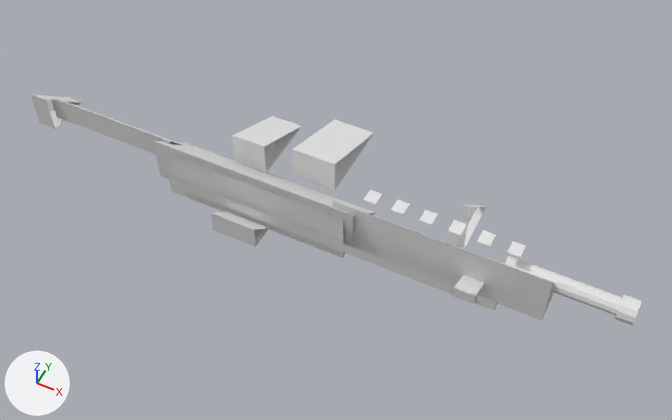
An edit to the OBJ model assets/weapons/models/cssbc_awp_ax.obj, drawn before and after from the same camera.
Before and after are seen from a 50 mm camera at (2.08, -3.46, 4.25) aimed at (0.32, 0.05, -0.14). Lighting does not change. The marker at lower left points along +X, +Y and +Z. The first picture is the older version. Where no turn or scale is listed for an object, it has been applied to the vertices.

The older version as bpy lines, for what is in view:
```python
ob_barrel = bpy.data.objects.new('Barrel', me_barrel)
ob_barrel.location = (0.0, 0.0, 0.0)
ob_bipod = bpy.data.objects.new('Bipod', me_bipod)
ob_bipod.location = (0.0, 0.0, 0.0)
ob_butt = bpy.data.objects.new('Butt', me_butt)
ob_butt.location = (0.0, 0.0, 0.0)
ob_muzzle = bpy.data.objects.new('Muzzle', me_muzzle)
ob_muzzle.location = (0.0, 0.0, 0.0)
ob_rail = bpy.data.objects.new('Rail', me_rail)
ob_rail.location = (0.0, 0.0, 0.0)
ob_sight = bpy.data.objects.new('Sight', me_sight)
ob_sight.location = (0.0, 0.0, 0.0)
ob_upper = bpy.data.objects.new('Upper', me_upper)
ob_upper.location = (0.0, 0.0, 0.0)
ob_ventr = bpy.data.objects.new('VentR', me_ventr)
ob_ventr.location = (0.0, 0.0, 0.0)
ob_ventr_003 = bpy.data.objects.new('VentR.003', me_ventr_003)
ob_ventr_003.location = (0.0, 0.0, 0.0)
# also in view: 'Stock' at (-1.27, 0.0, 0.0); 'LongHandguard' at (1.08, 0.0, 0.0); 'Grip' at (-0.33, 0.37, 0.0); 'Optic' at (-0.1, -0.39, 0.0); 'Receiver' at (-0.15, -0.01, 0.0)
```
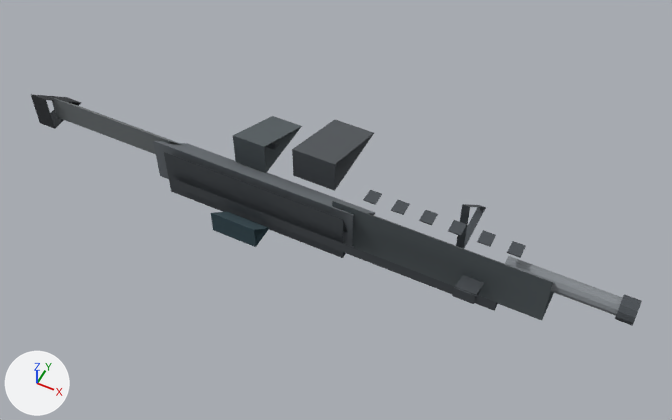
Commit message: Link weapon OBJ material palette

The change, as a diff of the scene's bpy script:
```diff
--- a/assets/weapons/models/cssbc_awp_ax.obj.py
+++ b/assets/weapons/models/cssbc_awp_ax.obj.py
@@ mat_metal @@
 mat_metal = principled_material('metal')
-mat_metal.base_color = (0.8, 0.8, 0.8)  # white #e7e7e7
+mat_metal.base_color = (0.24, 0.26, 0.28)  # grey #868b90
 mat_metal.roughness = 1.0
@@ mat_darkmetal @@
 mat_darkmetal = principled_material('darkmetal')
-mat_darkmetal.base_color = (0.8, 0.8, 0.8)  # white #e7e7e7
+mat_darkmetal.base_color = (0.07, 0.08, 0.09)  # dark grey #4b5055
 mat_darkmetal.roughness = 1.0
@@ mat_rubber @@
 mat_rubber = principled_material('rubber')
-mat_rubber.base_color = (0.8, 0.8, 0.8)  # white #e7e7e7
+mat_rubber.base_color = (0.035, 0.04, 0.045)  # dark grey #35383c
 mat_rubber.roughness = 1.0
@@ mat_polymer @@
 mat_polymer = principled_material('polymer')
-mat_polymer.base_color = (0.8, 0.8, 0.8)  # white #e7e7e7
+mat_polymer.base_color = (0.1, 0.12, 0.13)  # dark grey #596165
 mat_polymer.roughness = 1.0
@@ mat_magazine @@
 mat_magazine = principled_material('magazine')
-mat_magazine.base_color = (0.8, 0.8, 0.8)  # white #e7e7e7
+mat_magazine.base_color = (0.09, 0.1, 0.11)  # dark grey #55595d
 mat_magazine.roughness = 1.0
@@ mat_optic @@
 mat_optic = principled_material('optic')
-mat_optic.base_color = (0.8, 0.8, 0.8)  # white #e7e7e7
+mat_optic.base_color = (0.04, 0.08, 0.1)  # dark cyan #385059
 mat_optic.roughness = 1.0
@@ mat_receiver @@
 mat_receiver = principled_material('receiver')
-mat_receiver.base_color = (0.8, 0.8, 0.8)  # white #e7e7e7
+mat_receiver.base_color = (0.16, 0.18, 0.2)  # grey #6f767c
 mat_receiver.roughness = 1.0
@@ mat_stock @@
 mat_stock = principled_material('stock')
-mat_stock.base_color = (0.8, 0.8, 0.8)  # white #e7e7e7
+mat_stock.base_color = (0.18, 0.2, 0.21)  # grey #767c7e
 mat_stock.roughness = 1.0
```

Pixel boxes [x1, y1, x2, y2] of what changed, in the pictures (672 x 420 px):
'LongHandguard', recoloured (white to dark grey)
    both: [332, 201, 554, 320]
'Upper', recoloured (white to dark grey)
    both: [164, 152, 348, 258]
'Receiver', recoloured (white to grey)
    both: [153, 141, 375, 248]
'Mag', recoloured (white to dark grey)
    both: [292, 120, 374, 191]
'Rail', recoloured
    both: [171, 178, 498, 311]
'Grip', recoloured (white to dark grey)
    both: [233, 116, 302, 173]
'Stock', recoloured (white to grey)
    both: [51, 97, 180, 154]
'Barrel', recoloured (white to grey)
    both: [505, 256, 623, 316]
'Optic', recoloured (white to dark cyan)
    both: [211, 212, 269, 247]
'Butt', recoloured (white to dark grey)
    both: [31, 94, 81, 129]
'Bipod', recoloured (white to dark grey)
    both: [456, 204, 486, 249]
'Sight', recoloured (white to dark grey)
    both: [452, 275, 484, 304]
'Muzzle', recoloured (white to dark grey)
    both: [615, 294, 642, 326]
'VentR', recoloured (white to dark grey)
    both: [507, 241, 526, 258]
'VentR.001', recoloured (white to dark grey)
    both: [477, 230, 496, 247]
'VentR.002', recoloured (white to dark grey)
    both: [448, 220, 467, 236]
'VentR.003', recoloured (white to dark grey)
    both: [419, 210, 438, 225]
'VentR.004', recoloured (white to dark grey)
    both: [391, 200, 410, 215]
'VentR.005', recoloured (white to dark grey)
    both: [363, 190, 382, 205]
'Trigger', recoloured
    both: [265, 141, 280, 150]
